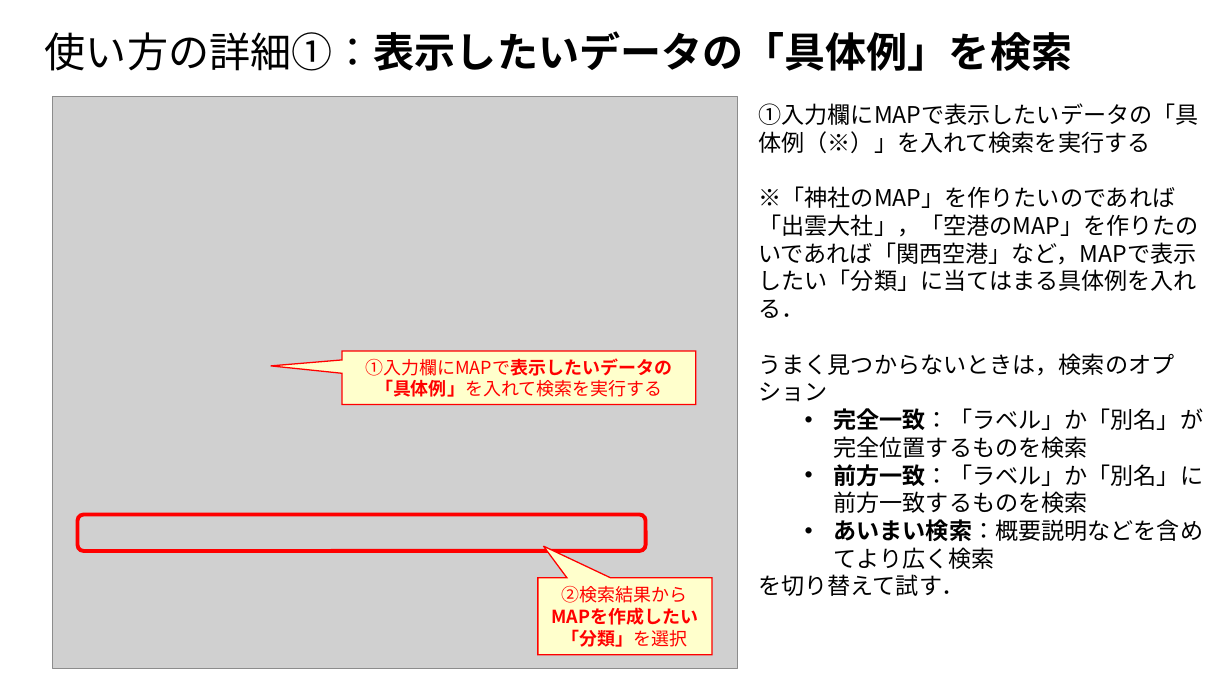
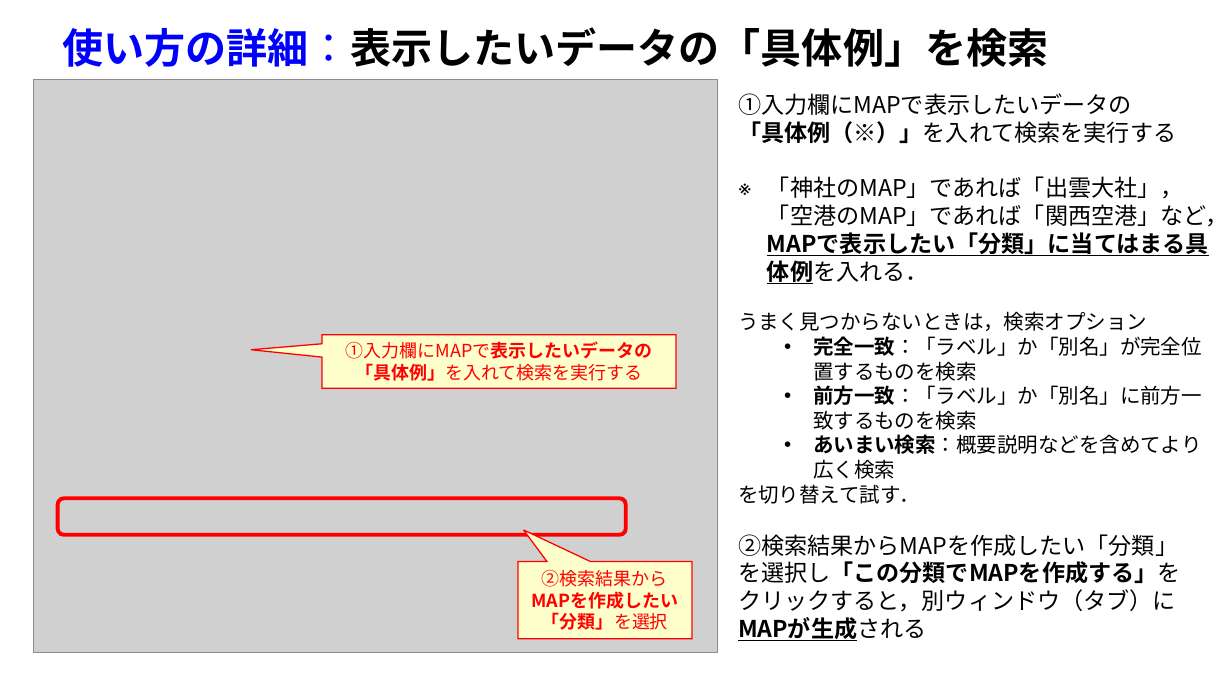
Before and after one commit to oecu-kozaki-lab/WikidataMapVIS, a slide deck: slide 3 of doc/WikidataMapVIS説明図.pptx. Drawn at 1232x693 pixels with LibreOffice and Linux fonts; fonts in the diff are those of the drawing; grey boxes stand for pictures. Boxes give left, top, right and bottom in pixels: in the first picture for what was removed or moved away, otherwise in the second. Text is boxed around its words. In the diff, an @@ line names an element or a change of style, - is before the commit and + after.

Commit message:
使い方の資料追加

```diff
--- a/doc/WikidataMapVIS説明図.pptx
+++ b/doc/WikidataMapVIS説明図.pptx
@@ title at bbox=[62, 27, 1048, 67]: text changed; font Noto Sans CJK JP to Arial @@
-使い方の詳細①：表示したいデータの「具体例」を検索
+使い方の詳細：表示したいデータの「具体例」を検索
@@ text "①入力欄にMAPで表示したいデータの 「具体例（※）」を入れて検索を実行する": place and size @@
-text "①入力欄にMAPで表示したいデータの 「具体例（※）」を入れて検索を実行する" at bbox=[759, 103, 1204, 596]
+text "①入力欄にMAPで表示したいデータの 「具体例（※）」を入れて検索を実行する" at bbox=[738, 93, 1229, 641]
@@ text at bbox=[738, 93, 1229, 331]: text changed @@
-①入力欄にMAPで表示したいデータの「具体例（※）」を入れて検索を実行する
-※「神社のMAP」を作りたいのであれば「出雲大社」，「空港のMAP」を作りたのいであれば「関西空港」など，MAPで表示したい「分類」に当てはまる具体例を入れる．
-うまく見つからないときは，検索のオプション
+①入力欄にMAPで表示したいデータの
+「具体例（※）」を入れて検索を実行する
+※ 「神社のMAP」であれば「出雲大社」，「空港のMAP」であれば「関西空港」など，MAPで表示したい「分類」に当てはまる具体例を入れる．
+うまく見つからないときは，検索オプション
@@ text at bbox=[738, 336, 1202, 504]: size 18 to 16 pt in "完全一致：「ラベル」か「別名」が完全位置するものを検索", "前方一致：「ラベル」か「別名」に前方一致するものを検索", "あいまい検索：概要説明などを含めてより広く検索", "を切り替えて試す．" @@
@@ 2 speech boxes, 1 picture, 1 rounded rectangle: place and size @@
-2 speech boxes, 1 picture, 1 rounded rectangle at bbox=[53, 96, 738, 668]
+2 speech boxes, 1 picture, 1 rounded rectangle at bbox=[33, 79, 718, 652]
@@ text at bbox=[738, 561, 1181, 641]: paragraph added @@
+②検索結果からMAPを作成したい「分類」
+を選択し「この分類でMAPを作成する」を
+クリックすると，別ウィンドウ（タブ）にMAPが生成される
```
Also in this commit, not shown: 4 other slides changed, 2 slides added, 2 slides removed, 1 other file.
